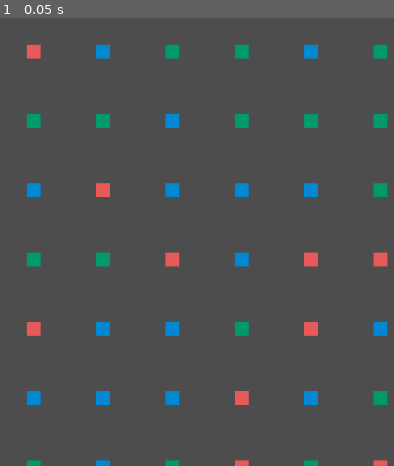
Above: before the commit, frame 1.
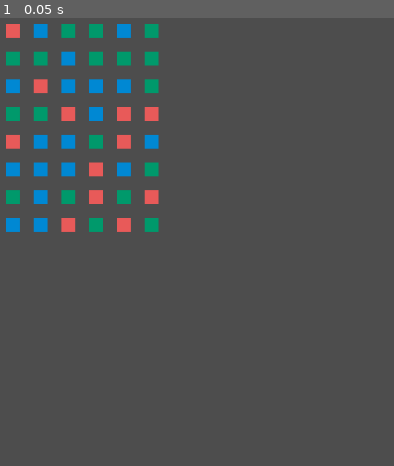
Above: after the commit, the same moment.

Repository: RocketJamDev/theres-too-much
Game: Godot game, scene res://Scenes/car_grid.tscn
Same seed, same stepped clock (60 frames per second), same inputs: the game is played once before the commit and once after it. The project has no main scene, so this scene is started directly.
Inputs:
- Up to frame 1 (0.05 s): no input

The runs differ from the first frame. In frame 1, 9.7% of the frame differs, in the area x 1-99%, y 1-100%.

Commit message:
ya funciona todo

Diff:
--- a/Scripts/car_grid.gd
+++ b/Scripts/car_grid.gd
@@ -4,7 +4,7 @@
 var car_grid =  []
 var column_size :int = 6
 var row_size :int = 8
-var cell_size: int = 100
+var cell_size: int = 40
 
 var money: int = 0
 
@@ -76,7 +76,6 @@
 func _process(delta: float) -> void:
 	if Input.is_action_just_pressed("click"):
 		self.check_carpool(get_global_mouse_position())
-	pass
 
 #- grid_to_position(pos_grid): pos_world:
 #Le pasas la posición de la grid y te devuelve la posción del mundo del centro de la celda.
@@ -119,26 +118,45 @@
 func paint_cars():
 	for i in range(row_size):
 		for j in range(column_size):
-			var car_to_paint = car_grid[i][j]
-			car_to_paint.position = grid_to_position(Vector2(j, i))
-			add_child(car_to_paint)
-			#print("Pintando coche de color " + str(car_to_paint.color) + " en celda (" + str(i) + ", " + str(j) + ") en posicion " + str(car_to_paint.position))
+			if car_grid[i][j] != null:
+				var car_to_paint = car_grid[i][j]
+				car_to_paint.position = grid_to_position(Vector2(j, i))
+				add_child(car_to_paint)
+				#print("Pintando coche de color " + str(car_to_paint.color) + " en celda (" + str(i) + ", " + str(j) + ") en posicion " + str(car_to_paint.position))
+
 
 #relocate_cars(array de celdas):
 #recoloca todos los coches que están por encima una celda más abajo.
 #Asegurarse que se hace siempre de abajo a arriba.
+
+
+
 func relocate_cars(empty_columns: Array[int]):
-	pass
+	# el vector x=i y=j en principio
+	print(empty_columns)
+	var movable_cars = []
+	for column in empty_columns:
+		for row in range(row_size-1, -1, -1):
+			if(car_grid[row][column]!=null):
+				movable_cars.append(car_grid[row][column])
+				car_grid[row][column] = null
+		var row = row_size-1
+		for _car in movable_cars:
+			car_grid[row][column] = _car
+			row -=1
+
+
+#- carpool(coche1 y coche2):
+	#se encarga de borrar el coche 2, sumar dinero, y llamar al método relocate_cars.
 
 # Se elimina de la matriz de coches el segundo coche.
 func carpool(car1_grid_position: Vector2, car2_grid_position: Vector2):
 	if(car_grid[car2_grid_position.y][car2_grid_position.x] != null):
+		car_grid[car2_grid_position.y][car2_grid_position.x].queue_free();
 		car_grid[car2_grid_position.y][car2_grid_position.x] = null;
 		money += 10;
 		print('Carpool successful. Current money: ' + str(money));
-		if(car1_grid_position.x == car2_grid_position.x):
-			relocate_cars([car1_grid_position.y])
-		else:
-			relocate_cars([car1_grid_position.y, car2_grid_position.y])
+		relocate_cars([car2_grid_position.x])
+		paint_cars()
 	else:
 		print('Carpool error car2 not in grid')
